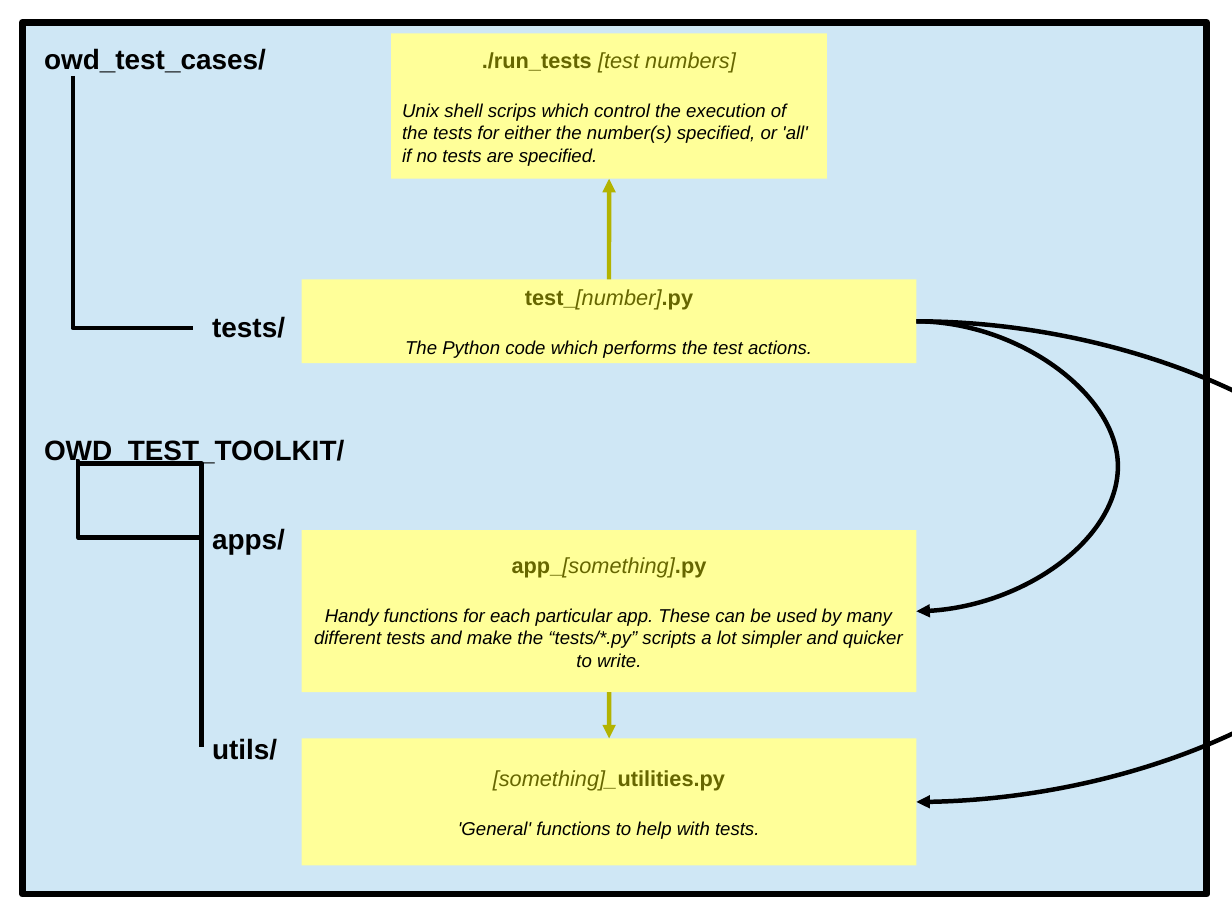
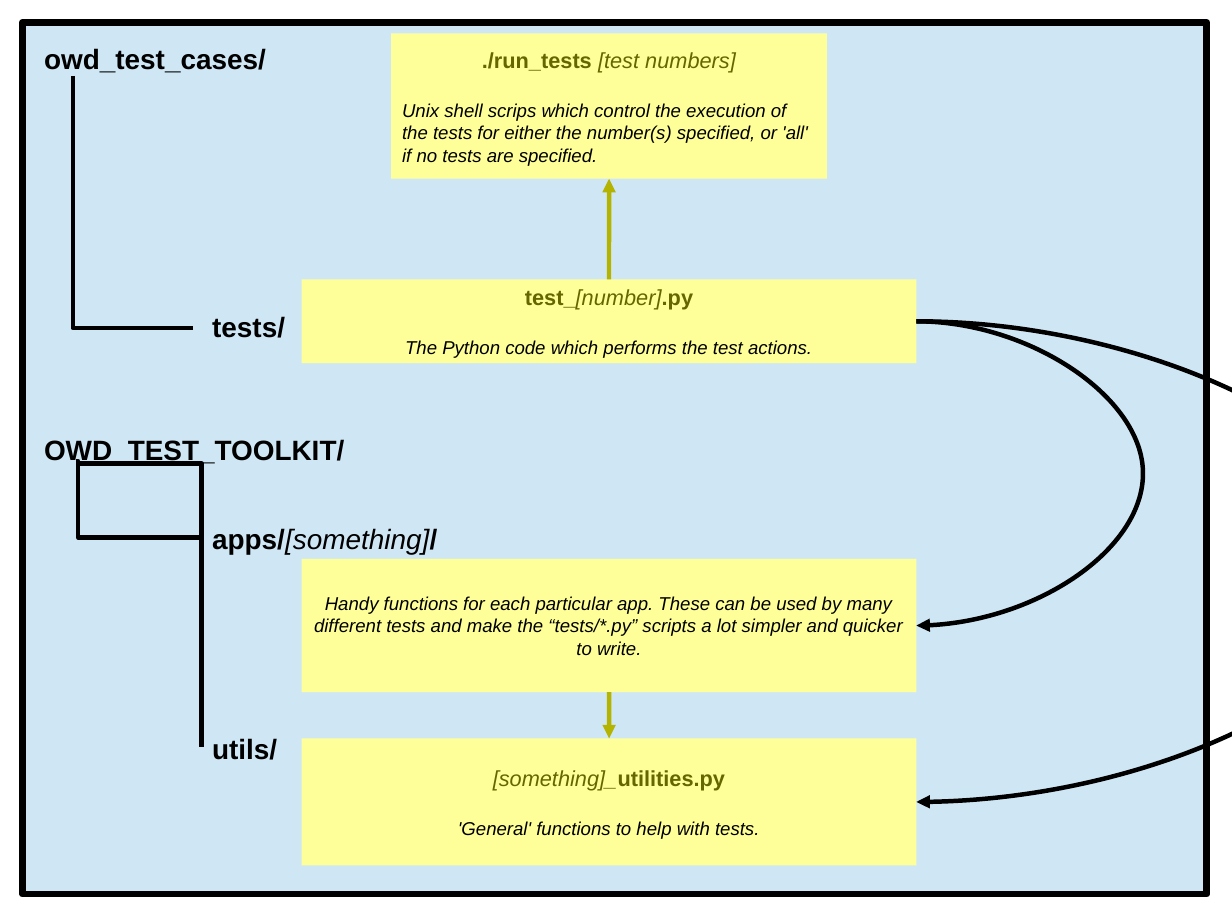
Before and after one commit to owdqa/OWD_TEST_TOOLKIT, a slide deck: slide 1 of Docs/Overview tech.odp. Drawn at 1232x924 pixels with LibreOffice and Linux fonts; fonts in the diff are those of the drawing. Boxes give left, top, right and bottom in pixels: in the first picture for what was removed or moved away, otherwise in the second. Text is boxed around its words. In the diff, an @@ line names an element or a change of style, - is before the commit and + after.

```diff
--- a/Docs/Overview tech.odp
+++ b/Docs/Overview tech.odp
@@ curved arrow moved from (917, 321) - (917, 612) to (917, 321) - (917, 626) @@
@@ text at <box>212,528,437,555</box>: text changed; bold off; italic on @@
-apps/
+apps/[something]/
@@ rectangle "Handy functions for each particular ...": place and size @@
-rectangle "Handy functions for each particular ..." at <box>302,530,917,692</box>
+rectangle "Handy functions for each particular ..." at <box>302,559,917,692</box>
@@ text in rectangle at <box>512,557,707,578</box>: paragraph removed @@
-app_[something].py
```
Also in this commit, not shown: 2 other slides changed, 4 other files.
